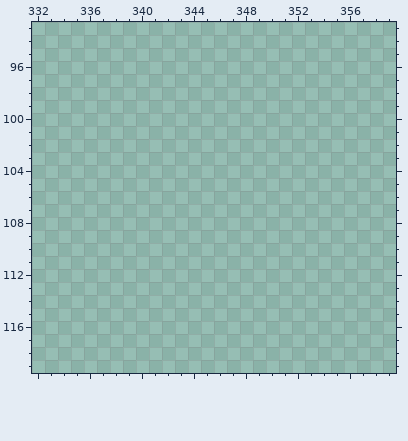
One commit to this pixel-art file: frontend/src/assets/resources/Editables/Logos categorías.aseprite. The picture above is the old version.
480x120 pixels, 1 frame. Colours within 5 levels of each other are drawn and written as one. Shown: x 332..359, y 93..119.
Palette (. is transparent): 
Now the later version:
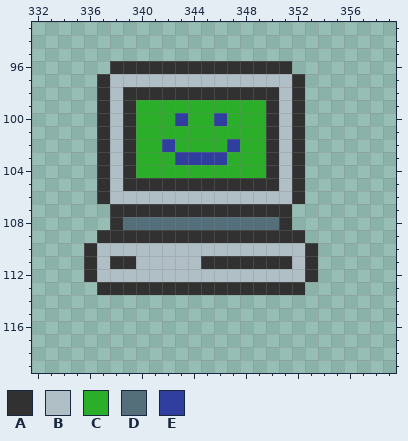
Colours new in this view: A #313131  B #b0bec5  C #2baf2b  D #546e7a  E #303f9f
From old to new:
Changed rows in their new state; - is an unchanged pixel.
first column x 336:
 96 --AAAAAAAAAAAAAA--
 97 -ABBBBBBBBBBBBBBA-
 98 -ABAAAAAAAAAAAABA-
 99 -ABACCCCCCCCCCABA-
100 -ABACCCECCECCCABA-
101 -ABACCCCCCCCCCABA-
102 -ABACCECCCCECCABA-
103 -ABACCCEEEECCCABA-
104 -ABACCCCCCCCCCABA-
105 -ABAAAAAAAAAAAABA-
106 -ABBBBBBBBBBBBBBA-
107 --AAAAAAAAAAAAAA--
108 --ADDDDDDDDDDDDA--
109 -AAAAAAAAAAAAAAAA-
110 ABBBBBBBBBBBBBBBBA
111 ABAABBBBBAAAAAAABA
112 ABBBBBBBBBBBBBBBBA
113 -AAAAAAAAAAAAAAAA-
Changed places in both pictures, as pixel boxes (x1, y1, x2, y2):
added: (84, 61, 318, 295)
